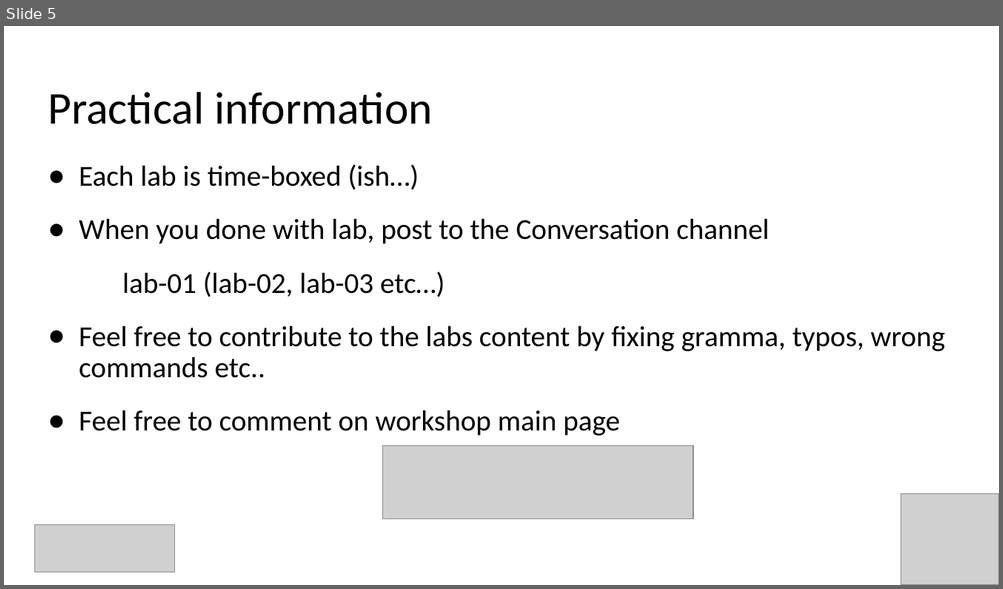
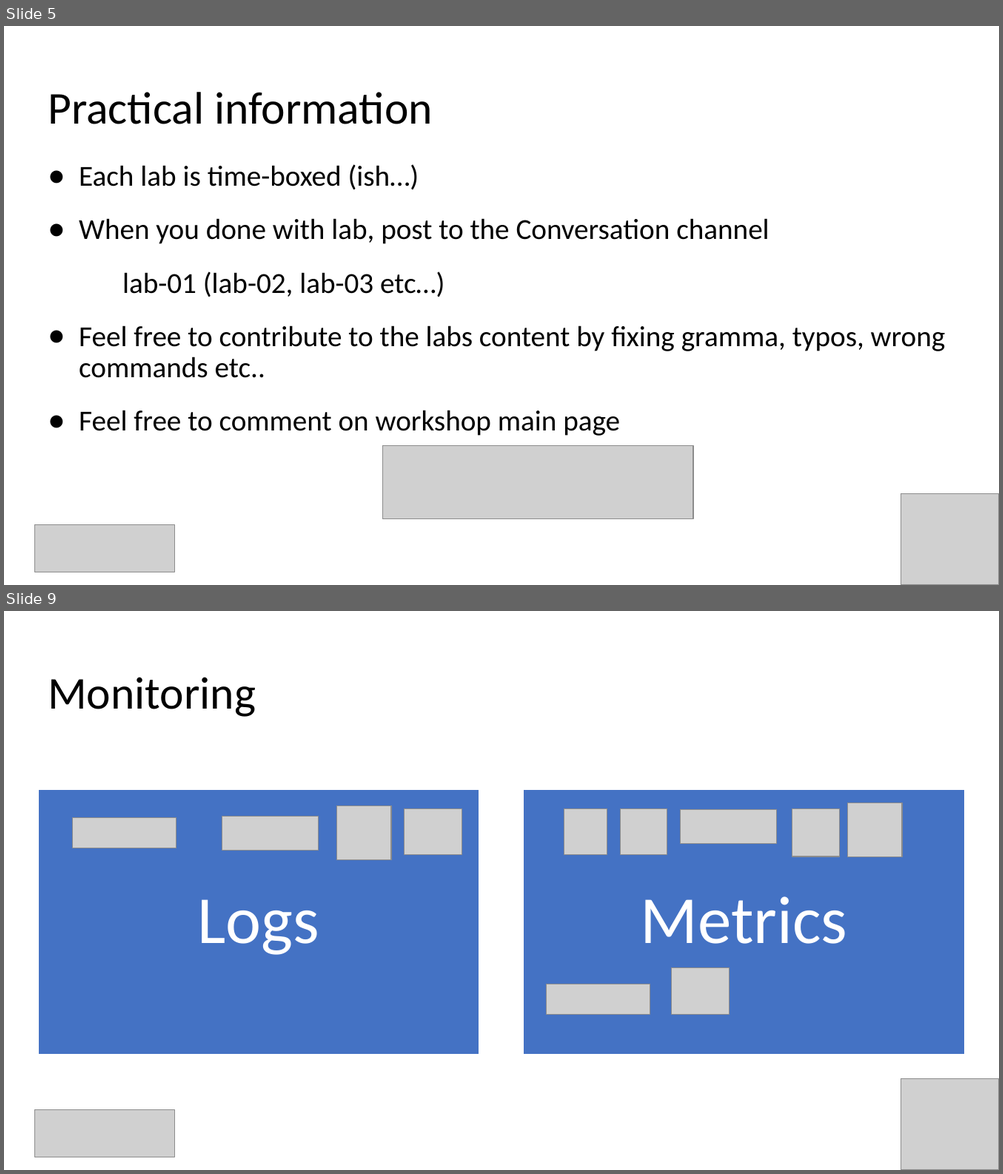
Before and after one commit to evgenyb/aks-workshops, a slide deck: 06-monitoring-options-in-aks/slides/monitoring-options-in-AKS.pptx. Shown one above the other, each under a label of ours: slide 5 before the commit, slides 5 and 9 after it; the slides between them are not shown. The pictures are 1003x589 and 1003x1174 pixels, drawn with LibreOffice and Linux fonts; fonts in the diff are those of the drawing; grey boxes stand for pictures. Boxes give left, top, right and bottom in pixels: in the first picture for what was removed or moved away, otherwise in the second. Text is boxed around its words. In the diff, an @@ line names an element or a change of style, - is before the commit and + after.

```diff
--- a/06-monitoring-options-in-aks/slides/monitoring-options-in-AKS.pptx
+++ b/06-monitoring-options-in-aks/slides/monitoring-options-in-AKS.pptx
@@ slide 9 added at [4, 611, 999, 1170], background #FFFFFF @@
@@ title added at [48, 677, 256, 717], 44 pt, text #000000 @@
+Monitoring
@@ picture added at [337, 806, 391, 860] @@
@@ picture added at [404, 809, 461, 855] @@
@@ picture added at [564, 809, 607, 855] @@
@@ picture added at [620, 809, 667, 855] @@
@@ picture added at [680, 809, 777, 844] @@
@@ picture added at [792, 809, 839, 857] @@
@@ picture added at [848, 803, 902, 857] @@
@@ picture added at [73, 818, 176, 849] @@
@@ picture added at [222, 816, 318, 851] @@
@@ group added at [38, 790, 965, 1055]: 2 rectangles, 2 texts @@
+Logs
+Metrics
@@ picture added at [546, 984, 649, 1014] @@
@@ picture added at [671, 968, 729, 1014] @@
@@ picture added at [901, 1079, 999, 1170] @@
@@ picture added at [34, 1111, 175, 1157] @@
```
Also in this commit, not shown: 1 slide changed, 18 other slides added, 1 slide removed, 5 other files.
